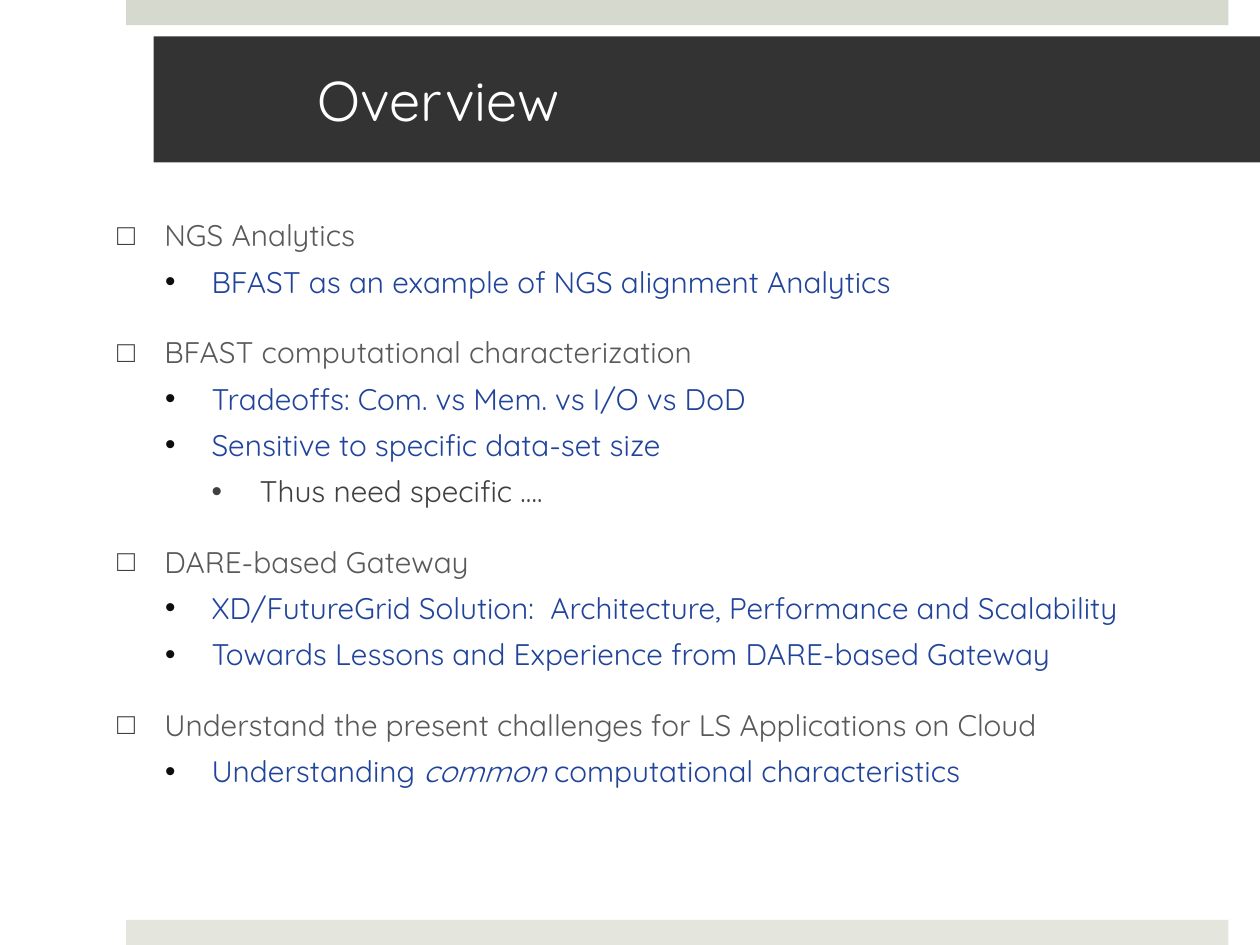
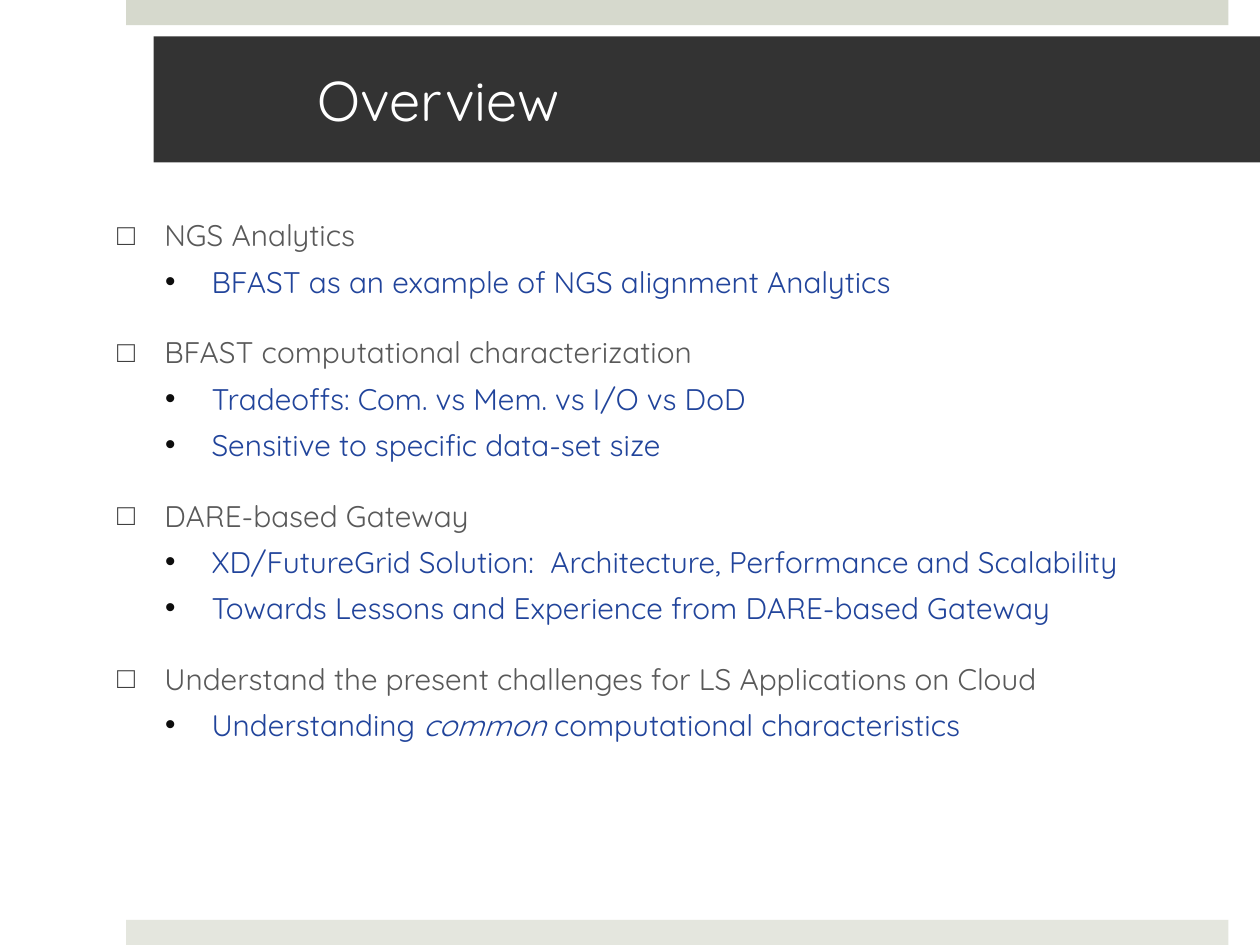
Before and after one commit to saga-project/saga-cpp-legacy-projects, a slide deck: slide 2 of saga-talks/ecmls11-dare.pptx. Drawn at 1260x945 pixels with LibreOffice and Linux fonts; fonts in the diff are those of the drawing; background and template pictures are left out. Boxes give left, top, right and bottom in pixels: in the first picture for what was removed or moved away, otherwise in the second. Text is boxed around its words. In the diff, an @@ line names an element or a change of style, - is before the commit and + after.

```diff
--- a/saga-talks/ecmls11-dare.pptx
+++ b/saga-talks/ecmls11-dare.pptx
@@ text at (260,480,512,508): paragraph removed @@
-    • Thus need specific ….
```
Also in this commit, not shown: 4 other slides changed, 2 slides added.
